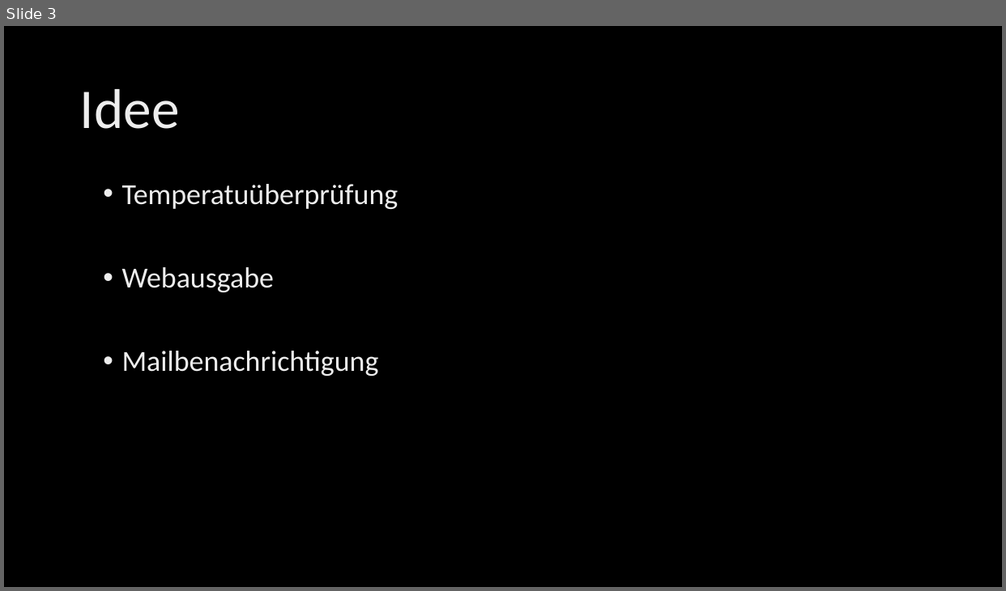
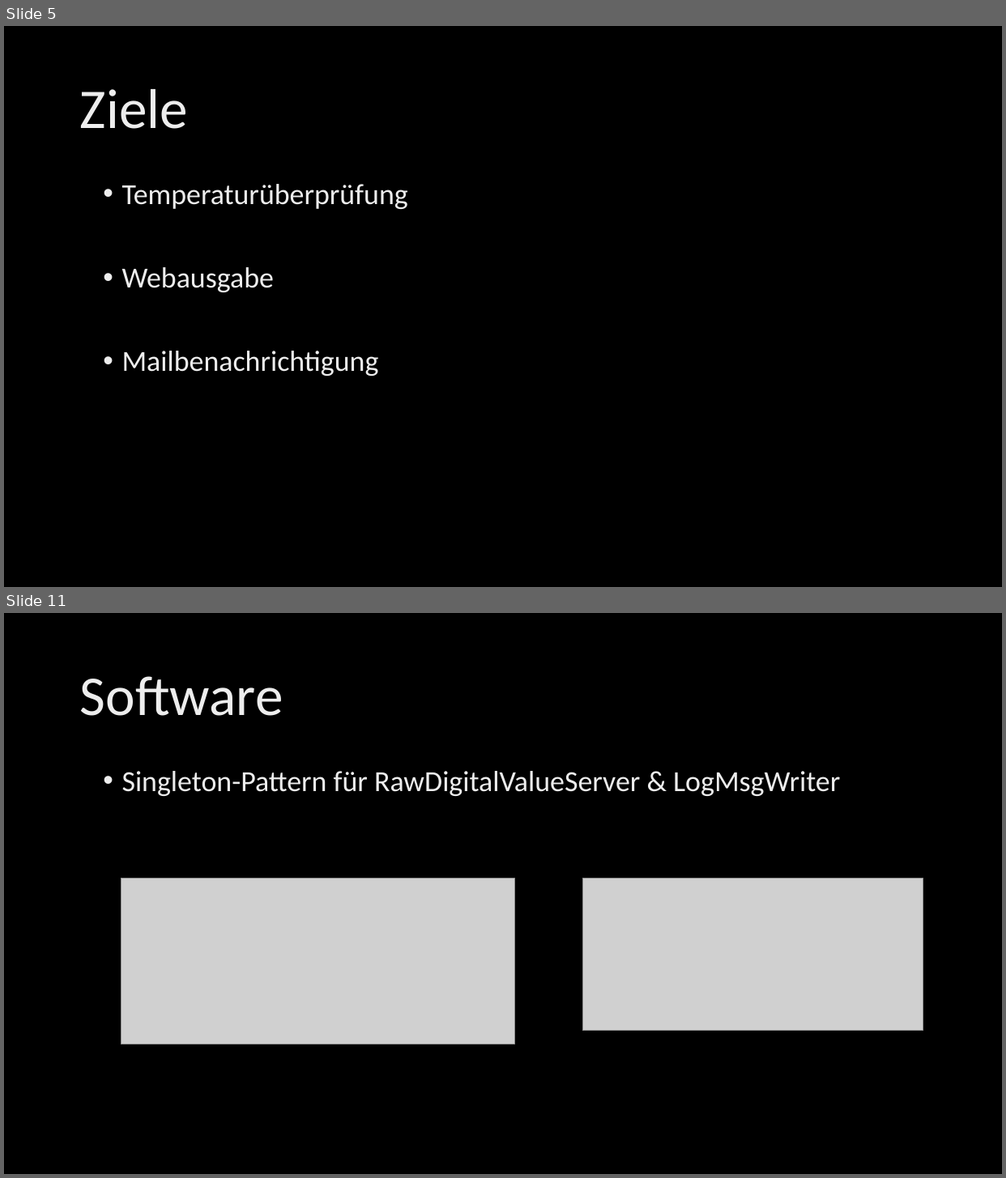
Before and after one commit to tkreienbuehl/I_BA_NS1701, a slide deck: Presentation/Presentation.pptx. Shown one above the other, each under a label of ours: slide 3 before the commit, slides 5 and 11 after it; the slides between them are not shown. The pictures are 1006x591 and 1006x1178 pixels, drawn with LibreOffice and Linux fonts; fonts in the diff are those of the drawing; grey boxes stand for pictures; background and template pictures are left out. Boxes give left, top, right and bottom in pixels: in the first picture for what was removed or moved away, otherwise in the second. Text is boxed around its words. In the diff, an @@ line names an element or a change of style, - is before the commit and + after.

```diff
--- a/Presentation/Presentation.pptx
+++ b/Presentation/Presentation.pptx
@@ slide 11 added at box(4, 613, 1002, 1174), background picture (left out) @@
@@ title added at box(80, 676, 283, 716), 54 pt, text gradient #BFBFBF to #EDEDED to #FFFFFF @@
+Software
@@ text added at box(122, 771, 840, 796), 28 pt, text gradient #BFBFBF to #EDEDED to #FFFFFF @@
+• Singleton-Pattern für RawDigitalValueServer & LogMsgWriter
@@ picture added at box(121, 878, 515, 1044) @@
@@ picture added at box(582, 878, 923, 1031) @@
@@ what was slide 3 is now slide 5 @@
@@ slide 5 changed as well @@
@@ title at box(80, 89, 188, 129): text changed @@
-Idee
+Ziele
@@ text at box(122, 184, 408, 209): text changed @@
-• Temperatuüberprüfung
+• Temperaturüberprüfung
```
Also in this commit, not shown: 3 other slides changed, 11 other slides added, 3 slides removed, 1 other file.
